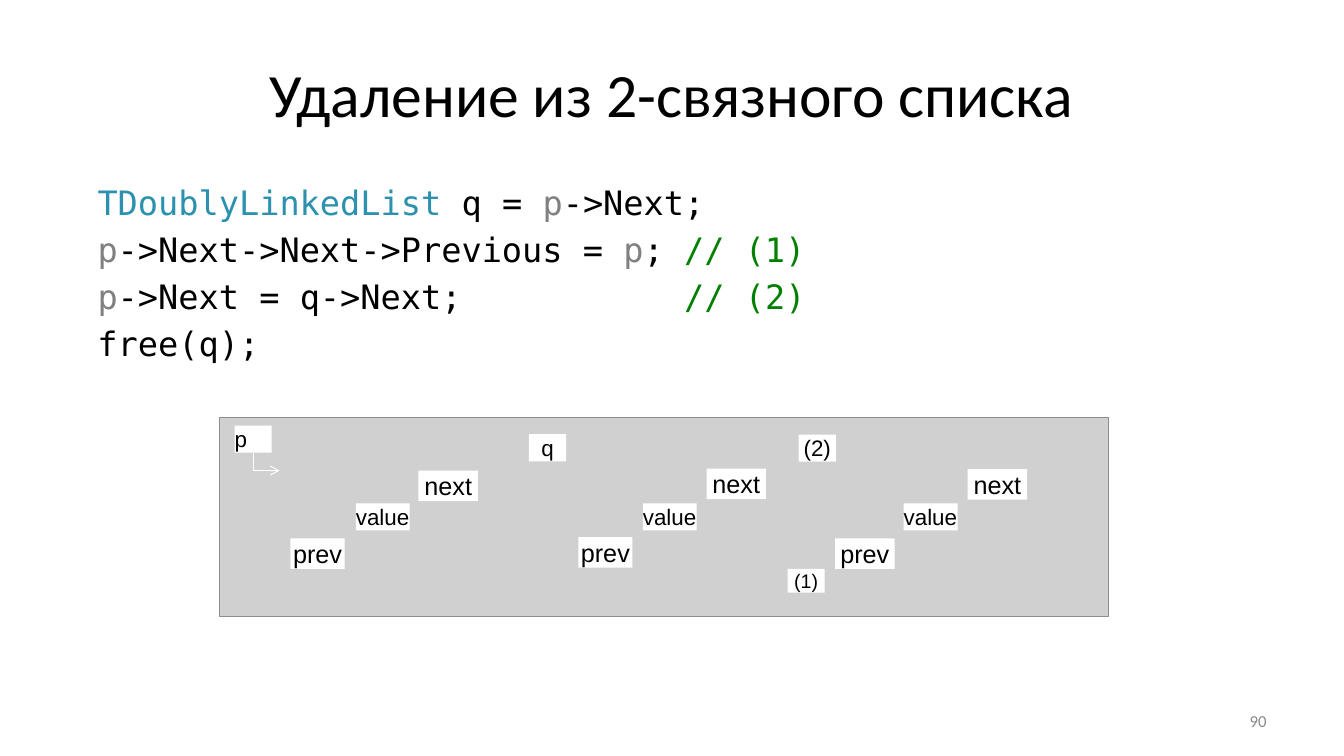
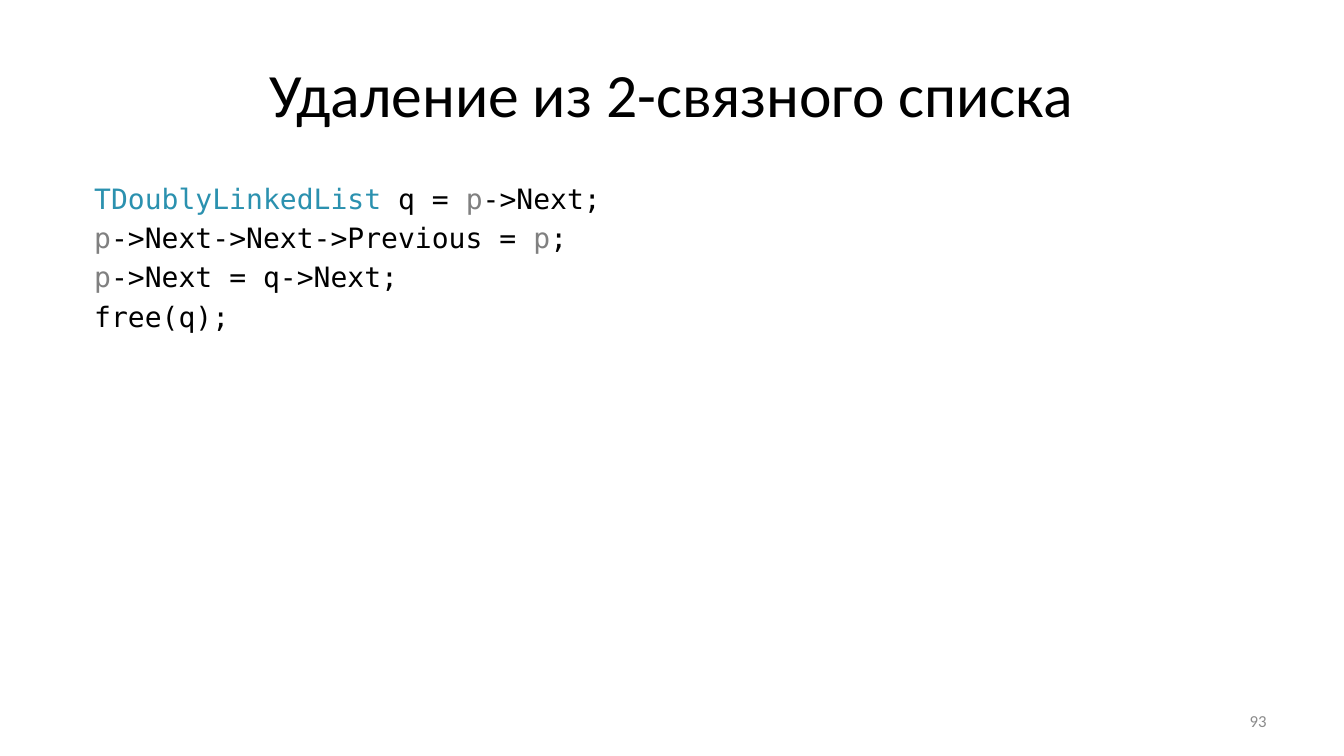
Before and after one commit to Evgueni-Petrov-aka-espetrov/Algorithms-and-Programming-in-C-pptx, a slide deck: slide 93 of 08 Списки.pptx (slide 90 before the commit). Drawn at 1344x756 pixels with LibreOffice and Linux fonts; fonts in the diff are those of the drawing; grey boxes stand for pictures. Boxes give left, top, right and bottom in pixels: in the first picture for what was removed or moved away, otherwise in the second. Text is boxed around its words. In the diff, an @@ line names an element or a change of style, - is before the commit and + after.

Commit message:
перерисовал картинки про добавление-удаление

```diff
--- a/08 Списки.pptx
+++ b/08 Списки.pptx
@@ text at (94, 187, 601, 333): size 24 to 20 pt in "TDoublyLinkedList q = p->Next;", "free(q);" @@
@@ text at (94, 226, 567, 293): text changed; size 24 to 20 pt @@
-p->Next->Next->Previous = p; // (1)
-p->Next = q->Next; // (2)
+p->Next->Next->Previous = p;
+p->Next = q->Next;
@@ picture removed at (220, 417, 1109, 616) @@
@@ rectangle removed at (235, 425, 272, 453) @@
-p
@@ rectangle removed at (529, 435, 567, 462) @@
-q
@@ rectangle removed at (799, 435, 836, 462) @@
-(2)
@@ elbow arrow removed from (253, 453) to (279, 471) @@
@@ rectangle removed at (418, 471, 478, 501) @@
-next
@@ rectangle removed at (707, 469, 766, 499) @@
-next
@@ rectangle removed at (968, 469, 1027, 499) @@
-next
@@ rectangle removed at (356, 503, 409, 530) @@
-value
@@ rectangle removed at (643, 503, 697, 530) @@
-value
@@ rectangle removed at (904, 503, 958, 530) @@
-value
@@ rectangle removed at (290, 538, 345, 569) @@
-prev
@@ rectangle removed at (579, 537, 633, 568) @@
-prev
@@ rectangle removed at (835, 538, 894, 569) @@
-prev
@@ rectangle removed at (787, 569, 825, 593) @@
-(1)
@@ page number at (1250, 716, 1267, 727): text changed @@
-90
+93
```
Also in this commit, not shown: 8 other slides changed, 11 slides added.
